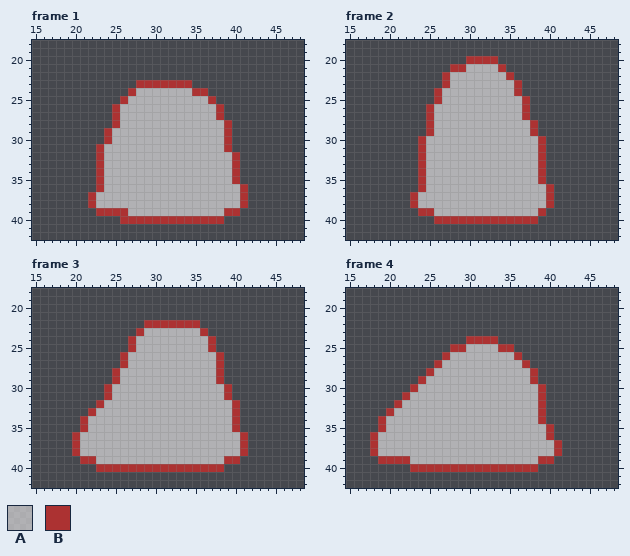
Two states of a pixel-art file, eidolon_00/eidolon_00_move.aseprite. That is the earlier state.
64x64 pixels, 5 frames. Shown: frame 1: x 15..48, y 18..42; frame 2: x 15..48, y 18..42; frame 3: x 15..48, y 18..42; frame 4: x 15..48, y 18..42. The commit also changed other frames, which this record leaves out.
Palette (. is transparent): A #ffffff93  B #ac3232
The result:
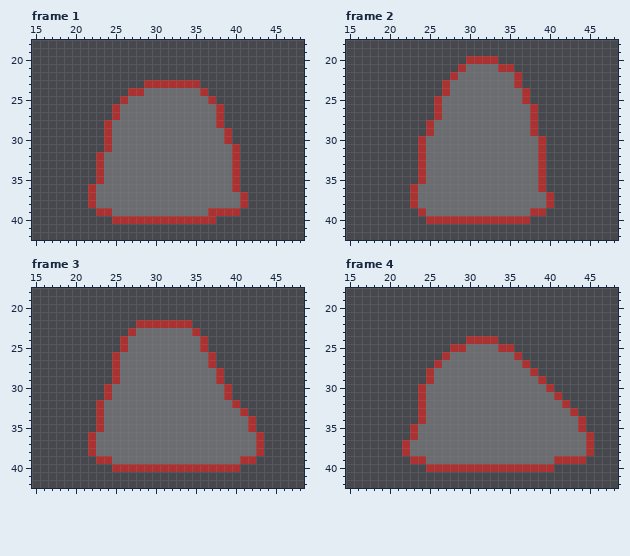
Edits made:
colour A: #ffffff93 -> #ffffff33
Changed rows in their new state; - is a pixel that keeps its letter.
Frame 1, layers "Layer 6", "Layer 5":
first column x 28:
23 .------B
24 B------A
first column x 23:
28 -BA------------B.-
31 .B--------------AB
first column x 22:
36 BA----------------B.
39 ---AA----------BB---
40 ---B------------.---
Frame 2, layers "Layer 6", "Layer 5":
first column x 25:
21 ---.------B---
22 --.B------AB--
24 -.B--------AB-
26 .B----------AB
27 .B----------AB
first column x 23:
36 BA--------------B.
39 --A------------B--
40 --B------------.--
Frame 3, layers "Layer 6", "Layer 5":
first column x 25:
22 ---B------.---
23 --BA------B.--
24 -BA--------B.-
25 -BA--------B.-
26 BA----------B.
27 BA----------B.
first column x 20:
33 --.B----------------AB--
34 -..B----------------AAB-
35 -..B----------------AAB-
36 ..B------------------AAB
37 ..B------------------AAB
38 ..B------------------AAB
39 -..BB--------------AABB-
40 ---..--------------BB---
Frame 4, layers "Layer 6", "Layer 5":
first column x 18:
29 ------.B------------AB------
30 -----.B--------------AB-----
31 ----..B--------------AAB----
32 ---...B--------------AAAB---
33 --....B--------------AAAAB--
34 -.....B--------------AAAAAB-
35 -....B----------------AAAAB-
36 .....B----------------AAAAAB
37 ....B------------------AAAAB
38 ....B------------------AAAAB
39 -....BB--------------AABBBB-
40 -----..--------------BB-----
